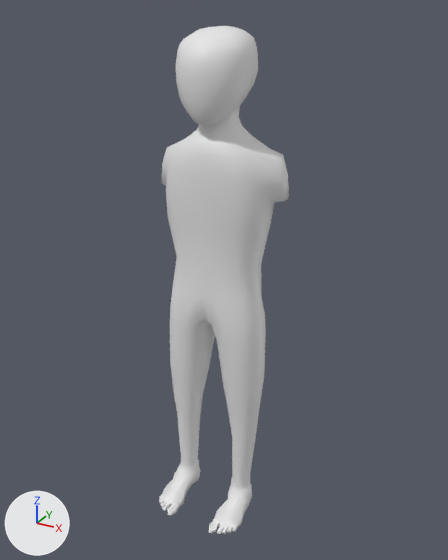
What one commit did to the glTF model front/public/models/Urma/Urma.glb.
Rendered twice from a 50 mm camera at (0.728, -1.289, 1.35) aimed at (0.017, 0.005, 0.703). Lighting does not change. The marker at lower left points along +X, +Y and +Z.

The first picture shows 'Roundcube'.
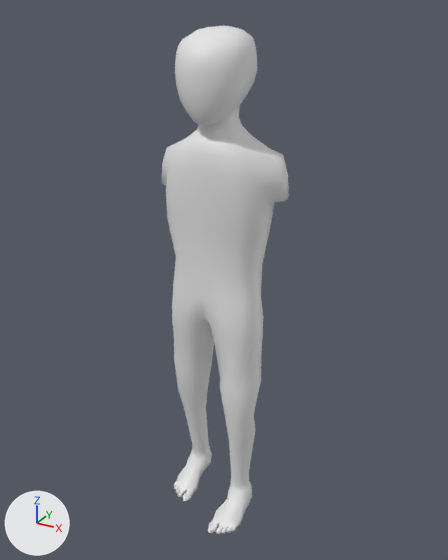
The newer file adds an action. The first version stands in its rest pose; the second is drawn at frame 17 of the action 'Idle'.

Changed parts and their boxes [x1, y1, x2, y2] in the pictures (448 x 560 px):
```json
{"object": "Roundcube", "change": "posed", "before": [159, 26, 289, 534], "after": [161, 26, 289, 534]}
{"bone": "foot.r", "before": "(189, 467) to (179, 487)", "after": "(201, 453) to (192, 472)"}
{"bone": "leg_stretch.l", "before": "(244, 411) to (242, 450)", "after": "(236, 414) to (238, 451)"}
{"bone": "leg_twist.l", "before": "(242, 450) to (240, 487)", "after": "(238, 451) to (240, 486)"}
{"bone": "leg_stretch.r", "before": "(183, 391) to (186, 430)", "after": "(189, 389) to (195, 422)"}
{"bone": "leg_twist.r", "before": "(186, 430) to (189, 467)", "after": "(195, 422) to (201, 453)"}
{"bone": "thigh_stretch.l", "before": "(243, 351) to (244, 469)", "after": "(239, 352) to (233, 474)"}
{"bone": "thigh_stretch.r", "before": "(188, 336) to (177, 444)", "after": "(192, 335) to (186, 440)"}
```

Edits to the scene script, one JSON object a line:
```json
{"block": "bone_foot_r", "where": "bone_foot_r = bpy.data.objects['rig'].pose.bones['foot.r']  # child of 'leg_fk.r'"}
{"op": "set", "path": "bone_foot_r.location", "old": "(0.0, 0.0, 0.0)", "new": "(0.0, -0.063, -0.03)"}
{"op": "set", "path": "bone_foot_r.rotation_quaternion", "old": "(1.0, 0.0, 0.0, 0.0)", "new": "(1.0, -0.027, 0.0, 0.0)", "note": "degrees (0, 0, 0) -> degrees (-3, 0, 0)"}
{"block": "bone_leg_stretch_l", "where": "bone_leg_stretch_l = bpy.data.objects['rig'].pose.bones['leg_stretch.l']  # child of 'c_traj'"}
{"op": "set", "path": "bone_leg_stretch_l.location", "old": "(0.0, 0.0, 0.0)", "new": "(0.011, -0.003, -0.024)"}
{"op": "set", "path": "bone_leg_stretch_l.rotation_quaternion", "old": "(1.0, 0.0, 0.0, 0.0)", "new": "(0.958, 0.036, 0.282, 0.029)", "note": "degrees (0, 0, 0) -> degrees (6, 33, 5)"}
{"block": "bone_leg_twist_l", "where": "bone_leg_twist_l = bpy.data.objects['rig'].pose.bones['leg_twist.l']  # child of 'leg_stretch.l'"}
{"op": "set", "path": "bone_leg_twist_l.rotation_quaternion", "old": "(1.0, 0.0, 0.0, 0.0)", "new": "(0.959, 0.0, -0.283, 0.0)", "note": "degrees (0, 0, 0) -> degrees (0, -33, 0)"}
{"block": "bone_leg_stretch_r", "where": "bone_leg_stretch_r = bpy.data.objects['rig'].pose.bones['leg_stretch.r']  # child of 'c_traj'"}
{"op": "set", "path": "bone_leg_stretch_r.location", "old": "(0.0, 0.0, 0.0)", "new": "(0.021, 0.003, 0.01)"}
{"op": "set", "path": "bone_leg_stretch_r.rotation_quaternion", "old": "(1.0, 0.0, 0.0, 0.0)", "new": "(0.969, 0.055, -0.231, -0.07)", "note": "degrees (0, 0, 0) -> degrees (9, -26, -10)"}
{"block": "bone_leg_twist_r", "where": "bone_leg_twist_r = bpy.data.objects['rig'].pose.bones['leg_twist.r']  # child of 'leg_stretch.r'"}
{"op": "set", "path": "bone_leg_twist_r.rotation_quaternion", "old": "(1.0, 0.0, 0.0, 0.0)", "new": "(0.973, 0.0, 0.233, 0.0)", "note": "degrees (0, 0, 0) -> degrees (0, 27, 0)"}
{"block": "bone_thigh_stretch_l", "where": "bone_thigh_stretch_l = bpy.data.objects['rig'].pose.bones['thigh_stretch.l']  # child of 'c_traj'"}
{"op": "set", "path": "bone_thigh_stretch_l.location", "old": "(0.0, 0.0, 0.0)", "new": "(0.006, -0.001, -0.012)"}
{"op": "set", "path": "bone_thigh_stretch_l.rotation_quaternion", "old": "(1.0, 0.0, 0.0, 0.0)", "new": "(0.958, -0.029, 0.283, -0.025)", "note": "degrees (0, 0, 0) -> degrees (-5, 33, -4)"}
{"block": "bone_thigh_stretch_r", "where": "bone_thigh_stretch_r = bpy.data.objects['rig'].pose.bones['thigh_stretch.r']  # child of 'c_traj'"}
{"op": "set", "path": "bone_thigh_stretch_r.location", "old": "(0.0, 0.0, 0.0)", "new": "(0.011, 0.0, 0.005)"}
{"op": "set", "path": "bone_thigh_stretch_r.rotation_quaternion", "old": "(1.0, 0.0, 0.0, 0.0)", "new": "(0.971, 0.006, -0.238, -0.033)", "note": "degrees (0, 0, 0) -> degrees (2, -27, -4)"}
```
